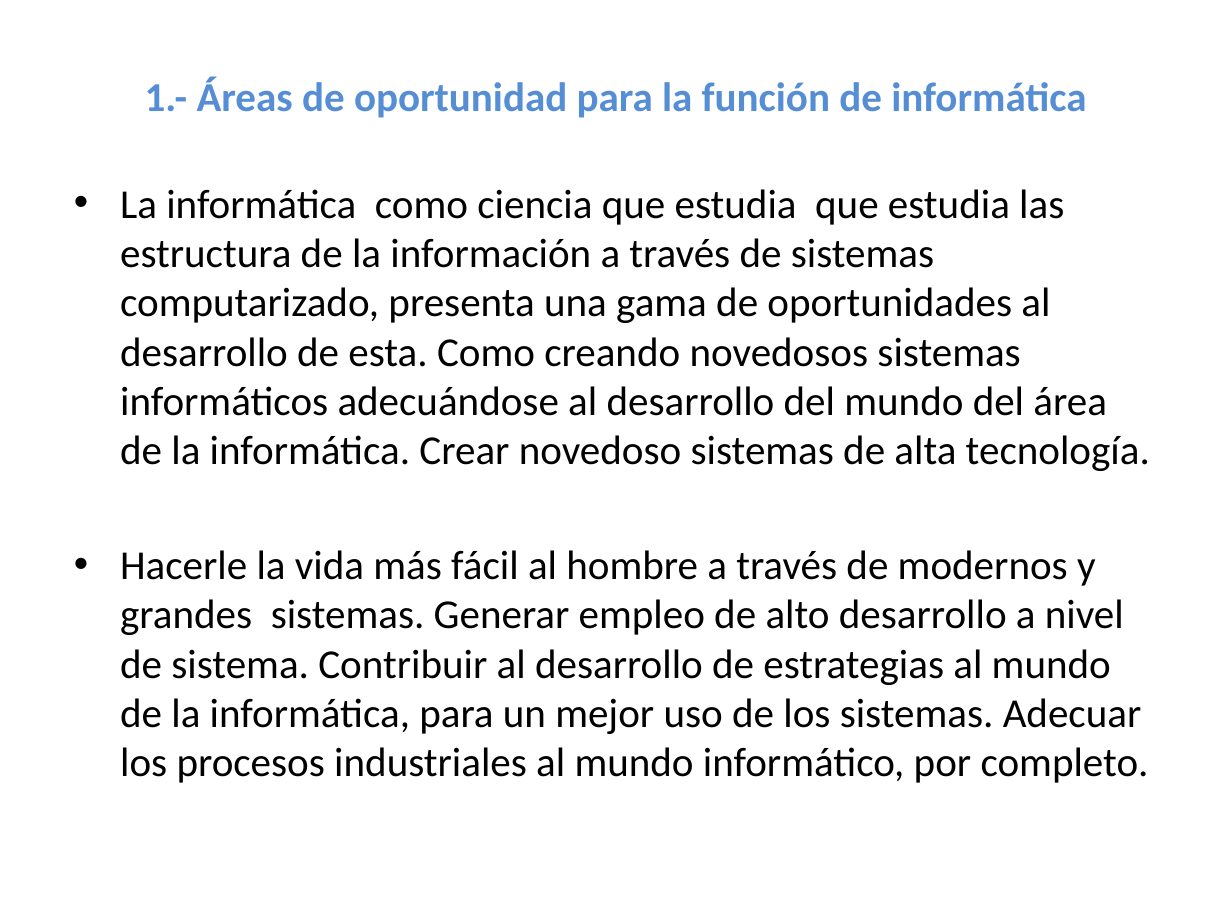
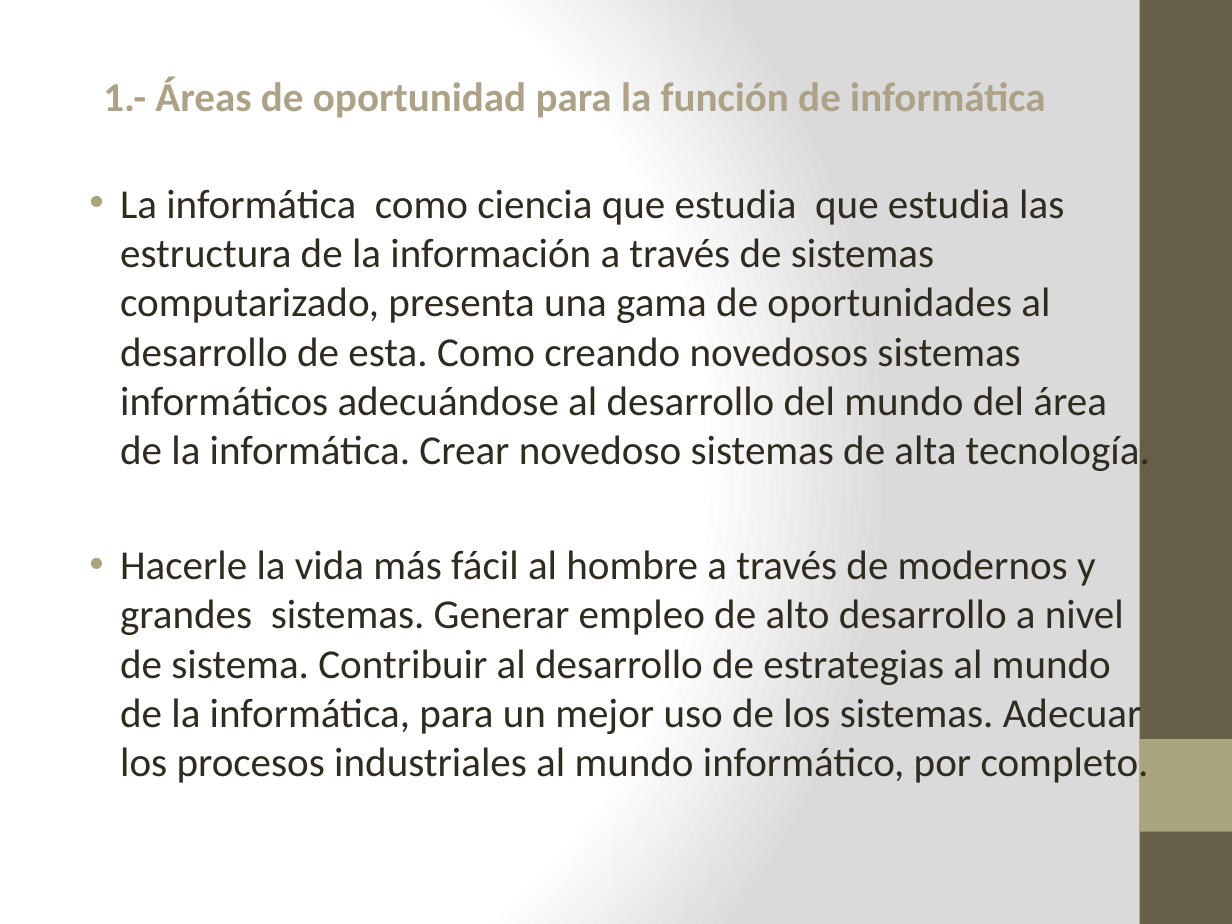
Before and after one commit to lc850/auditoria, a slide deck: slide 2 of 7 - Etapa de la justificación.pptx. Drawn at 1232x924 pixels with LibreOffice and Linux fonts; fonts in the diff are those of the drawing. Boxes give left, top, right and bottom in pixels: in the first picture for what was removed or moved away, otherwise in the second. Text is boxed around its words. In the diff, an @@ line names an element or a change of style, - is before the commit and + after.

```diff
--- a/7 - Etapa de la justificación.pptx
+++ b/7 - Etapa de la justificación.pptx
@@ background #FFFFFF to gradient #FFFFFF to #DADADA @@
@@ rectangle added at (x1=1140, y1=0, x2=1232, y2=924), fill #675E47 @@
@@ title "1.- Áreas de oportunidad para ..." at (x1=103, y1=78, x2=1045, y2=118): text colour #558ED5 to #ADA288 @@
@@ text "La informática como ciencia que ..." at (x1=120, y1=189, x2=1150, y2=787): text colour #000000 to #2F2B20; indent changed @@
@@ rectangle added at (x1=1140, y1=739, x2=1232, y2=832), fill #A9A57C @@
```
Also in this commit, not shown: 7 other slides changed, 2 other files.
